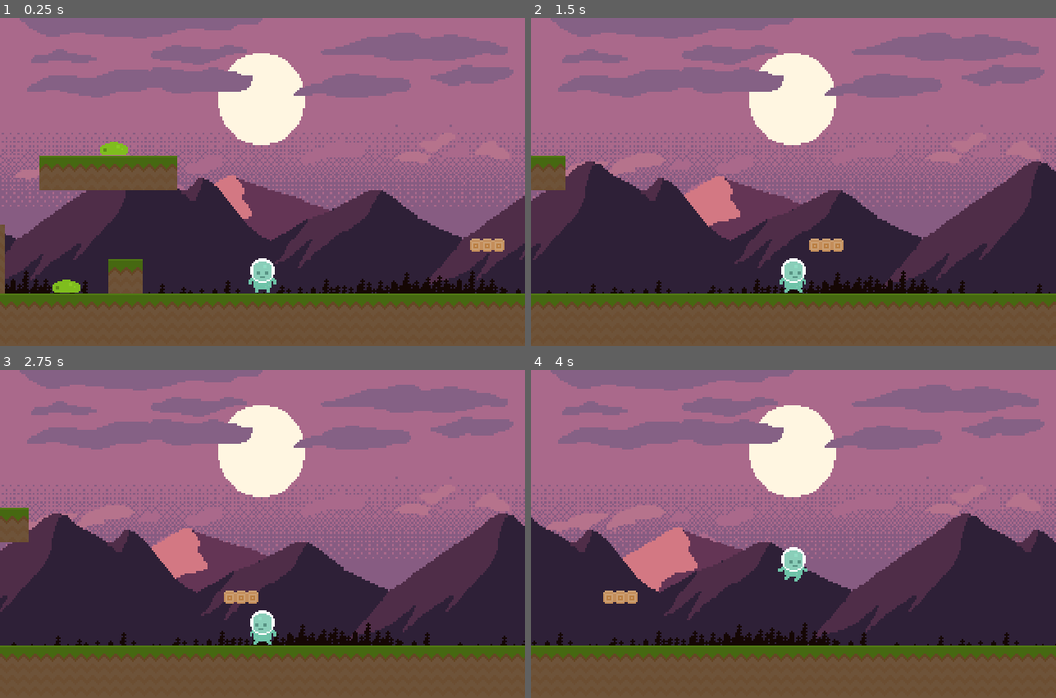
Above: before the commit, frames 1-4 (two rows, left to right).
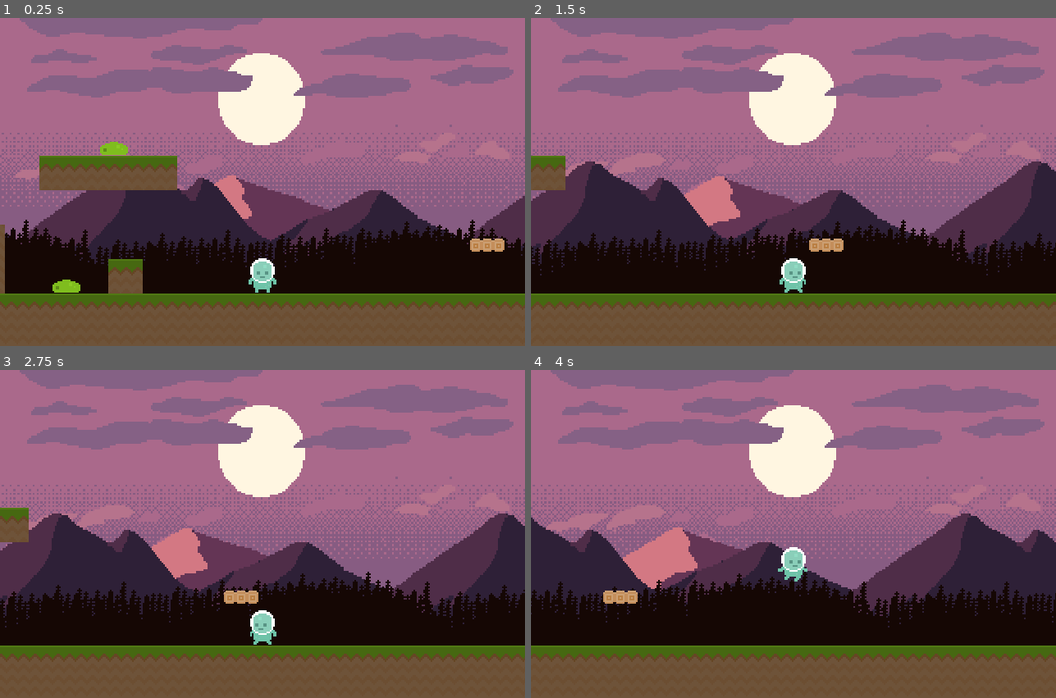
Above: after the commit, the same moments.

Repository: ludover-workshop/puzzle-platformer-2022
Game: Godot game, scene res://playground2/Playground2.tscn
Two runs of this game, one before a commit and one after it. Both use one fixed random seed, a clock stepped at 60 frames per second and the inputs below.
Inputs:
- Up to frame 1 (0.25 s): no input
- Up to frame 2 (1.5 s): hold Right (move_right) from 0.53 s (still down); tap Space (jump) at 0.77 s
- Up to frame 3 (2.75 s): tap Space (jump) at 1.52 s; release Right (move_right) at 2.03 s; hold Left (move_left) from 2.03 s (still down)
- Up to frame 4 (4 s): release Left (move_left) at 2.78 s; hold Right (move_right) from 2.78 s (still down); tap Space (jump) at 3.02, 3.77 s

The runs differ from the first frame. In frame 1, 13% of the frame differs, in the area x 0-100%, y 61-84%; in frame 2, 14%; in frame 3, 14%; in frame 4, 14%.

Commit message:
Adjust trees background

Diff:
--- a/backgrounds/Background.tscn
+++ b/backgrounds/Background.tscn
@@ -38,5 +38,5 @@
 motion_mirroring = Vector2( 544, 0 )
 
 [node name="Parallax-mountain-trees" type="Sprite" parent="ParallaxLayer4"]
-position = Vector2( 272, 120 )
+position = Vector2( 272, 89 )
 texture = ExtResource( 4 )
Not shown, added: .gitignore
